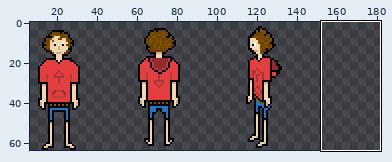
Sprite sheet: LudumENTI/Assets/Sprites/Character/Character_Sprites.png. Above: a wide view before the commit, with the close-up outlined.
Close-up. Before:
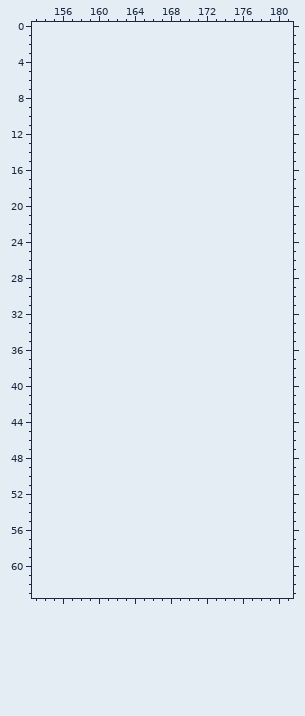
The file is 144x64 pixels. Shown: x 153..181, y 0..63. The old version is drawn lined up with the new one, on the new canvas. The wide view leaves out empty margins.
Once edited:
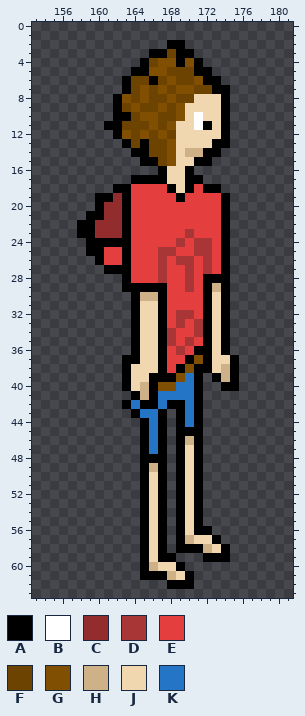
Palette (. is transparent): A #000000  B #ffffff  C #932c2d  D #a93636  E #e43e3f  F #6c4301  G #804f02  H #ceb186  J #f1d7b0  K #2575c7
Difference:
canvas 144x64 -> 192x64
y 2: x 168..169 .. -> AA
y 3: x 166..170 ..... -> AAFAA
y 4: x 165..171 ....... -> AFGGAGA
y 5: x 164..172 ......... -> AAGGFFFAA
y 6: x 163..173 ........... -> AFFAFGFFGAA
y 7: x 163..174 ............ -> AFGFGFGGFFAA
y 8: x 162..174 ............. -> AGFGFFGFFJJJA
y 9: x 162..174 ............. -> AFGFFGFGJJJJA
y 10: x 162..174 ............. -> AAFGGFFGJBJJA
y 11: x 161..174 .............. -> AAFFFGFGJJBAJA
y 12: x 162..174 ............. -> AGFGFGFJJJJJA
y 13: x 163..174 ............ -> AFAFFGJJJJAA
y 14: x 164..173 .......... -> AAFFGJHHAA
y 15: x 165..172 ........ -> AAFGJJAA
y 16: x 167..170 .... -> AJJA
y 17: x 164..171 ........ -> AAAAJJAA
y 18: x 162..173 ............ -> AAEEEEAJAEAA
y 19: x 160..174 ............... -> AACAEEEEEAEEEEA
y 20: x 160..174 ............... -> ACCAEEEEEEEEEEA
y 21: x 159..174 ................ -> AACCAEEEEEEEEEEA
y 22: x 158..174 ................. -> AACCCAEEEEEEEEEEA
y 23: x 158..174 ................. -> AACCCAEEEEEEDEEEA
y 24: x 159..174 ................ -> AAAAAEEEEEDEDDEA
y 25: x 159..174 ................ -> AAEEAEEEDDEEDDEA
y 26: x 160..174 ............... -> AEEAEEEDEDDEDEA
y 27: x 161..174 .............. -> AAAEEEDEEDEDEA
y 28: x 163..174 ............ -> AEEEDEEDEAAA
y 29: x 163..174 ............ -> AAAAAEEDEAHA
y 30: x 164..174 ........... -> AHHAEEEEAJA
y 31: x 164..174 ........... -> AJJAEEEEAJA
y 32: x 164..174 ........... -> AJJAEDDEAJA
y 33: x 164..174 ........... -> AJJAEDEDAJA
y 34: x 164..174 ........... -> AJJADEEDAJA
y 35: x 164..174 ........... -> AJJADEDEAJA
y 36: x 164..174 ........... -> AJJAEDEAAJA
y 37: x 163..175 ............. -> AAJJAEEAGAJJA
y 38: x 163..175 ............. -> AJJJAEAGAAJHA
y 39: x 163..171 ......... -> AJJAAAGKA; x 173..175 ... -> AHA
y 40: x 163..171 ......... -> AJHAGGKKA; x 174..175 .. -> AA
y 41: x 164..171 ........ -> AHAKKKKA
y 42: x 163..171 ......... -> AKAAKAAKA
y 43: x 164..167 .... -> AKKA; x 169..171 ... -> AKA
y 44: x 165..167 ... -> AKA; x 169..171 ... -> AKA
y 45: x 165..167 ... -> AKA; x 169..171 ... -> AAA
y 46: x 165..167 ... -> AKA; x 169..171 ... -> AHA
y 47: x 165..167 ... -> AKA; x 169..171 ... -> AJA
y 48: x 165..167 ... -> AAA; x 169..171 ... -> AJA
y 49: x 165..167 ... -> AHA; x 169..171 ... -> AJA
y 50..55: x 165..167 ... -> AJA; x 169..171 ... -> AJA
y 56: x 165..167 ... -> AJA; x 169..172 .... -> AJAA
y 57: x 165..167 ... -> AJA; x 169..173 ..... -> AHJJA
y 58: x 165..167 ... -> AJA; x 169..174 ...... -> AAAHJA
y 59: x 165..168 .... -> AJAA; x 172..174 ... -> AAA
y 60: x 165..169 ..... -> AHJJA
y 61: x 165..170 ...... -> AAAHJA
y 62: x 168..170 ... -> AAA
